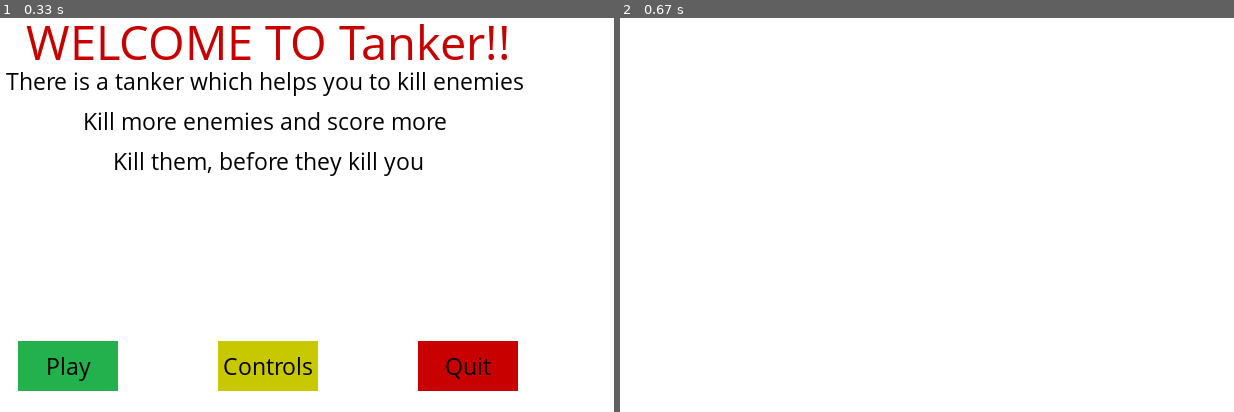
Above: before the commit, frames 1-2 (left to right).
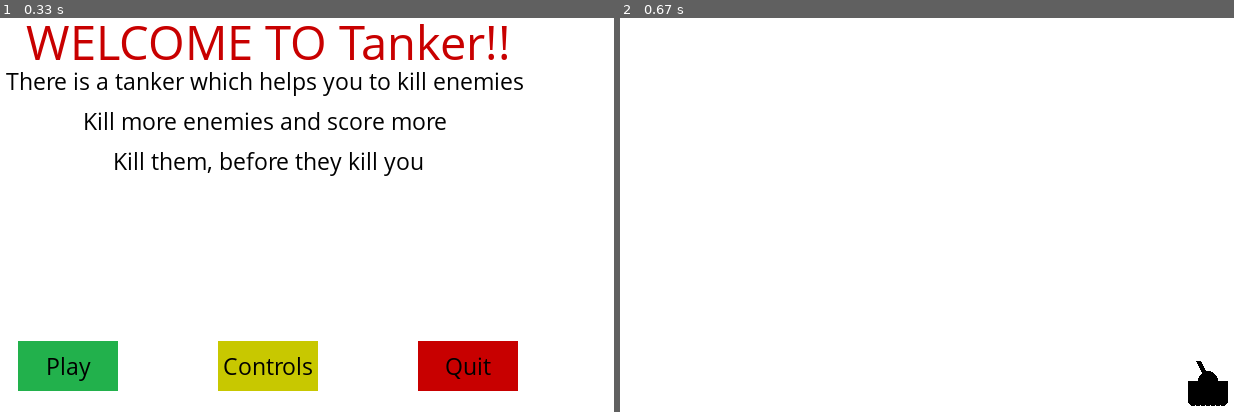
Above: after the commit, the same moments.

Repository: 009shanshukla/Tanker-Py_Game
Game: pygame game, started from init.py
The game is run twice, just before and just after one commit, with the same random seed, the same clock (stepped at 60 frames per second) and the same inputs.
Inputs (mouse positions are in pixels of both pictures, inside the frame that each line leads up to):
- Up to frame 1 (0.33 s): no input
- Up to frame 2 (0.67 s): press the mouse at (687, 364) at 0.37 s; move the mouse to (798, 341) at 0.47 s; release the mouse at (908, 317) at 0.6 s

Frame 1 is identical in both runs. In frame 2, 0.5% of the frame differs, in the area x 92-100%, y 87-99%.

Commit message:
tanker and contols drawing

Diff:
--- a/init.py
+++ b/init.py
@@ -20,6 +20,14 @@
 DisplayWidth = 800
 DisplayHeight = 600
 
+### Tank Parameter
+TankX = int(DisplayWidth * 0.9)
+TankY = int(DisplayHeight*0.9)
+TankWidth = 40
+TankHeight = 20
+WheelWidth = 5
+TurretWidth = 5
+
 ### will give length and width to the screen
 GameDisplay = pygame.display.set_mode((DisplayWidth, DisplayHeight))
 
@@ -42,6 +50,21 @@
 SmallFont = pygame.font.SysFont("comicsansms", 25)
 MedFont = pygame.font.SysFont("comicsansms", 50)
 LargeFont = pygame.font.SysFont("comicsansms", 80)
+
+### drawing tank
+def tank(x, y):
+    pygame.draw.circle(GameDisplay, black, (x, y), int(TankHeight/2))
+    pygame.draw.rect(GameDisplay, black, (x-TankHeight, y, TankWidth, TankHeight))
+    pygame.draw.line(GameDisplay, black, (x, y), (x-10, y-20), TurretWidth)
+
+    pygame.draw.circle(GameDisplay, black, (x-15, y+20), WheelWidth)
+    pygame.draw.circle(GameDisplay, black, (x-10, y+20), WheelWidth)
+    pygame.draw.circle(GameDisplay, black, (x-5, y+20), WheelWidth)
+    pygame.draw.circle(GameDisplay, black, (x, y+20), WheelWidth)
+    pygame.draw.circle(GameDisplay, black, (x+5, y+20), WheelWidth)
+    pygame.draw.circle(GameDisplay, black, (x+10, y+20), WheelWidth)
+    pygame.draw.circle(GameDisplay, black, (x+15, y+20), WheelWidth)
+    pygame.draw.circle(GameDisplay, black, (x+15, y+20), WheelWidth)
 
 
 ### looping all events
@@ -89,6 +112,9 @@
 					pause()
 
 		GameDisplay.fill(white)
+		tank(TankX, TankY)
+
+
 		### will update the whole display screen
 		pygame.display.update()
 
@@ -100,6 +126,31 @@
 
 	### quitting from program
 	quit()
+
+### control screen of game
+def GameControl():
+	cntrl = True
+
+	while cntrl:
+
+		### events(Press c to enter or q to exit) and direct exit x
+		for event in pygame.event.get():
+			if event.type == pygame.QUIT:
+				pygame.quit()
+				quit()
+
+		GameDisplay.fill(white)
+		message_to_screen("Game Controls !!", red, -100, "medium")
+		message_to_screen("Fire: Spacebar ", black, -60)
+		message_to_screen("Move Tanker: left, right  ", black, -20)
+		message_to_screen("Move Turret: up, down", black, 20)
+		message_to_screen("pause: press p", blue, 60)
+
+		button("Play", 150, 500, 100, 50, green, light_green, action= "play")
+		#button("Controls", 350, 500, 100, 50, yellow, light_yellow, action= "controls")
+		button("Quit", 550, 500, 100, 50, red, light_red, action= "quit")
+		pygame.display.update()
+		clock.tick(15)
 
 ### function is used to get surface and inside rectangle of the whole text
 def text_objects(text, color, FontSize):
@@ -111,11 +162,13 @@
 		TextSurface = LargeFont.render(text, True, color)
 	return TextSurface, TextSurface.get_rect()
 
+### defining text on buttons
 def text_button(msg, color, buttonX, buttonY, bWidth, bHeight, size = "small"):
 	TextSurface, TextRect = text_objects(msg, color, size)
 	TextRect.center = (buttonX + (bWidth/2)), (buttonY + (bHeight/2))
 	GameDisplay.blit(TextSurface, TextRect)
 
+### defining buttons
 def button(msg, buttonX, buttonY, bWidth, bHeight, inactive_color, active_color, action = None):
 	cur = pygame.mouse.get_pos()
 	click = pygame.mouse.get_pressed()
@@ -125,7 +178,7 @@
 			if action == "play":
 				GameLoop()
 			if action == "controls":
-				pass
+				GameControl()
 			if action == "quit":
 				pygame.quit()
 				quit()
@@ -133,6 +186,7 @@
 		pygame.draw.rect(GameDisplay, inactive_color, (buttonX, buttonY, bWidth, bHeight))
 
 	text_button(msg, black, buttonX, buttonY, bWidth, bHeight)
+
 ### message that needs to be printed on screen
 def message_to_screen(msg, color, y_displace = 0, FontSize = "small"):
 	TextSurface, TextRect = text_objects(msg, color, FontSize)
